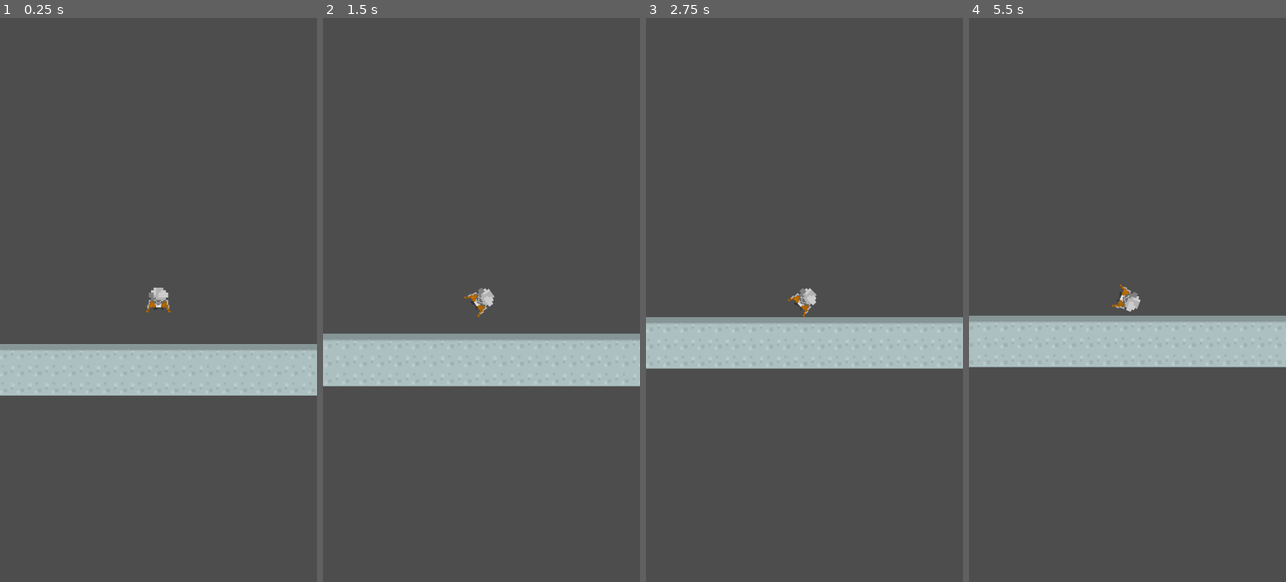
Above: before the commit, frames 1-4 (left to right).
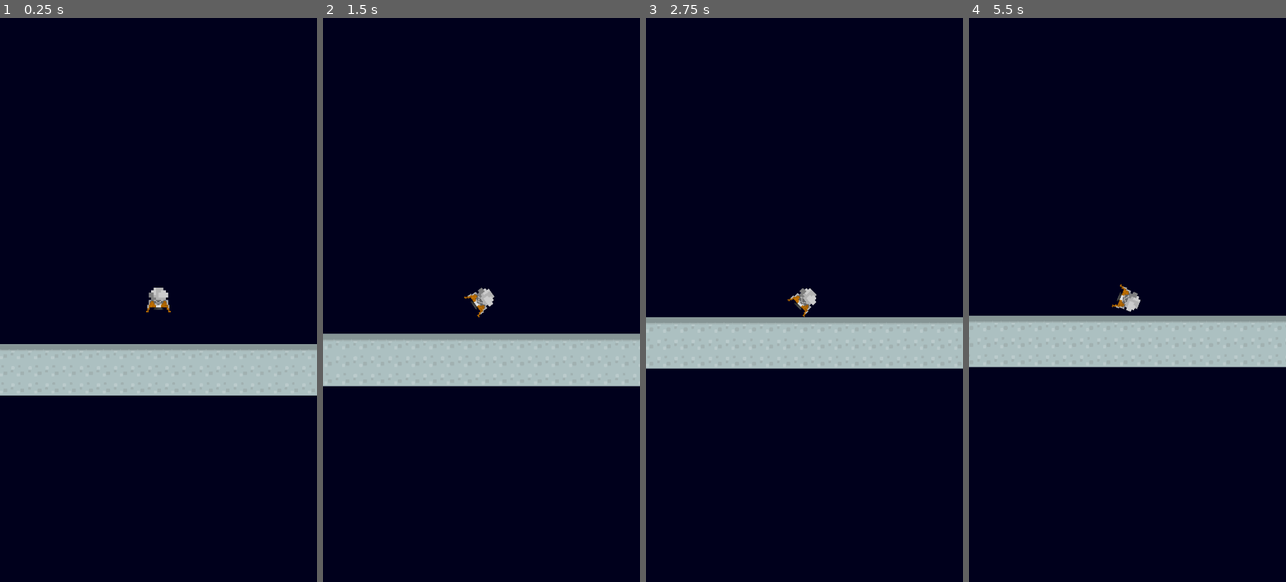
Above: after the commit, the same moments.

Repository: jakemeinershagen/lander
Game: Godot game, scene res://scenes/world.tscn
The game is run twice, just before and just after one commit, with the same random seed, the same clock (stepped at 60 frames per second) and the same inputs.
Inputs (mouse positions are in pixels of both pictures, inside the frame that each line leads up to):
- Up to frame 1 (0.25 s): no input
- Up to frame 2 (1.5 s): move the mouse to (551, 271) at 0.52 s; hold Space (burn) 0.53-1.28 s; hold Right (roll_right) from 0.53 s (still down); move the mouse to (418, 328) at 1.27 s; tap Mouse wheel up (zoom_in) at 1.35 s
- Up to frame 3 (2.75 s): move the mouse to (836, 175) at 2.02 s; release Right (roll_right) at 2.03 s; hold A (roll_left) from 2.03 s (still down); tap Mouse wheel down (zoom_out) at 2.1 s
- Up to frame 4 (5.5 s): move the mouse to (1111, 412) at 2.77 s; release A (roll_left) at 2.78 s; hold Right (roll_right) 2.78-4.28 s; tap Space (burn) at 2.85 s; move the mouse to (1222, 384) at 3.52 s; tap Mouse wheel up (zoom_in) at 3.6 s; move the mouse to (1032, 215) at 4.27 s; hold A (roll_left) 4.28-5.03 s; tap Mouse wheel down (zoom_out) at 4.35 s; move the mouse to (1143, 300) at 5.02 s; hold Right (roll_right) from 5.03 s (still down); hold Space (burn) from 5.03 s (still down)

The runs differ from the first frame. In frame 1, 91% of the frame differs, in the area x 0-100%, y 0-100%; in frame 2, 91%; in frame 3, 91%; in frame 4, 91%.

Commit message:
background color

Diff:
--- a/project.godot
+++ b/project.godot
@@ -70,3 +70,4 @@
 textures/canvas_textures/default_texture_filter=0
 renderer/rendering_method="gl_compatibility"
 renderer/rendering_method.mobile="gl_compatibility"
+environment/defaults/default_clear_color=Color(0, 0, 0.109804, 1)
Not shown, changed: README.md
